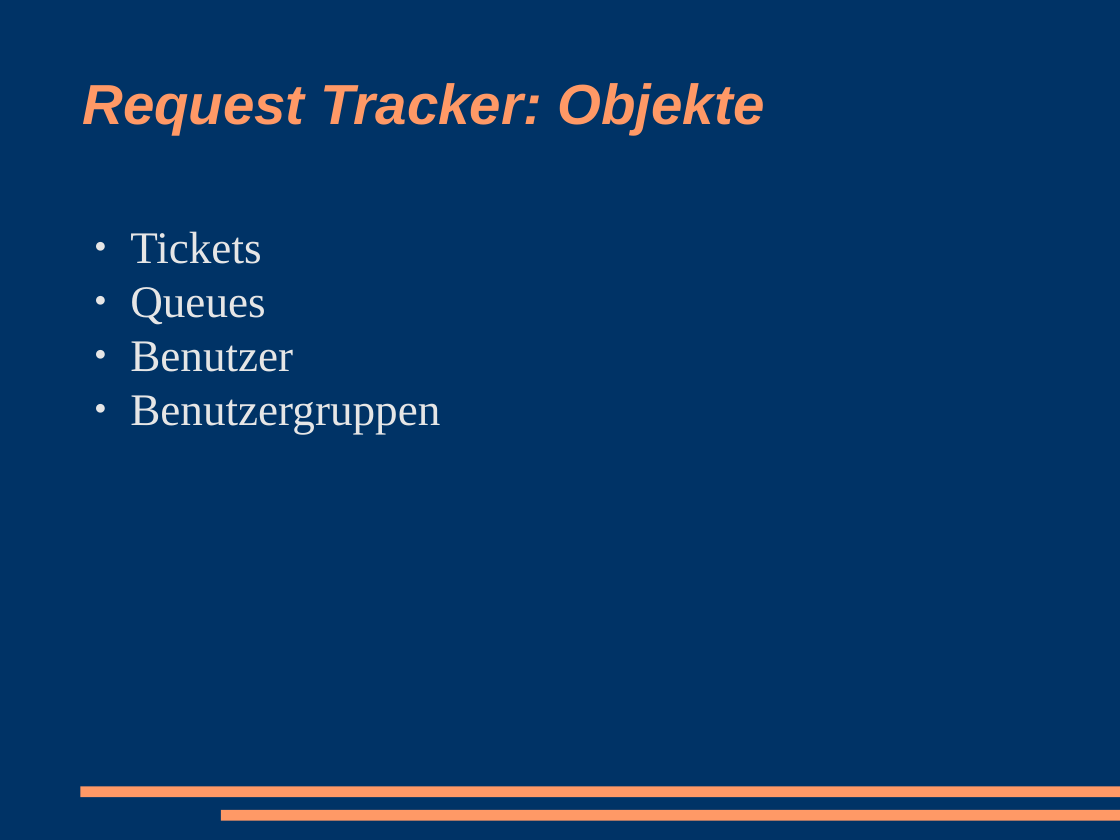
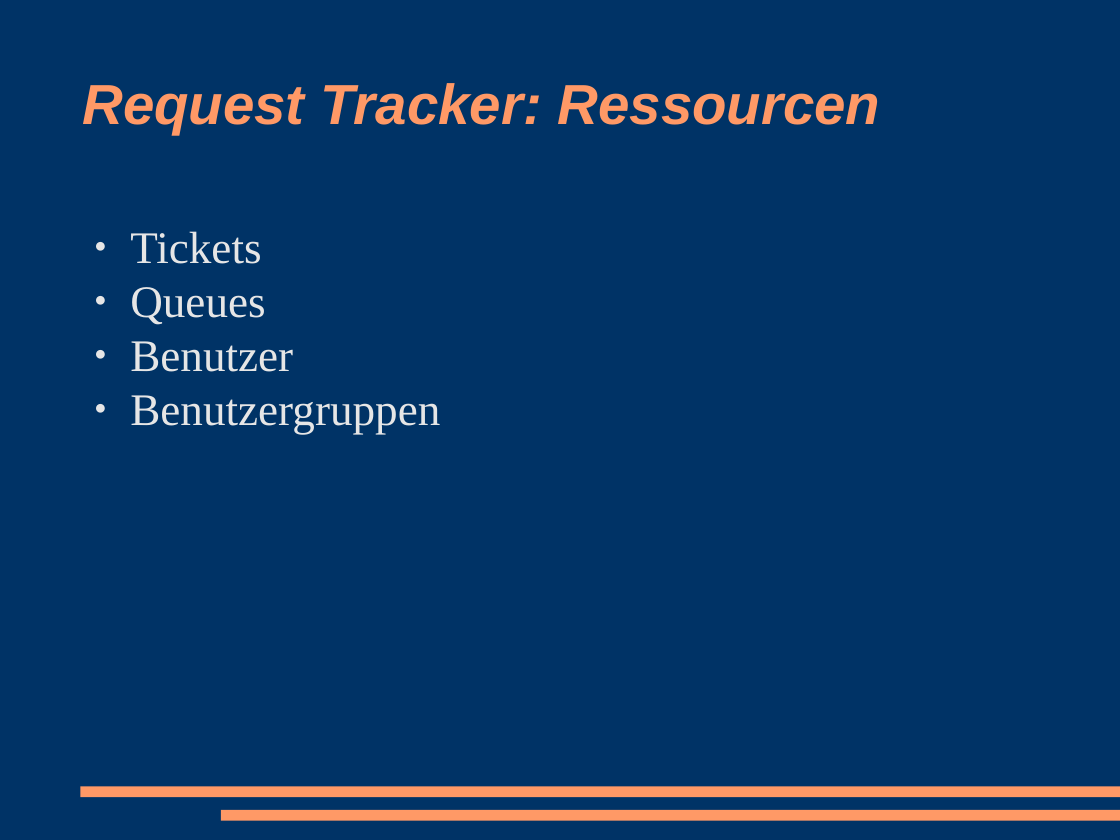
Before and after one commit to racke/Presentations, a slide deck: slide 11 of pws2008/rtrest.odp (slide 6 before the commit). Drawn at 1120x840 pixels with LibreOffice and Linux fonts; fonts in the diff are those of the drawing. Boxes give left, top, right and bottom in pixels: in the first picture for what was removed or moved away, otherwise in the second. Text is boxed around its words. In the diff, an @@ line names an element or a change of style, - is before the commit and + after.

Commit message:
text changes

```diff
--- a/pws2008/rtrest.odp
+++ b/pws2008/rtrest.odp
@@ title at (82,83,881,134): text changed @@
-Request Tracker: Objekte
+Request Tracker: Ressourcen
```
Also in this commit, not shown: 16 other slides changed, 8 slides added, 4 slides removed.
